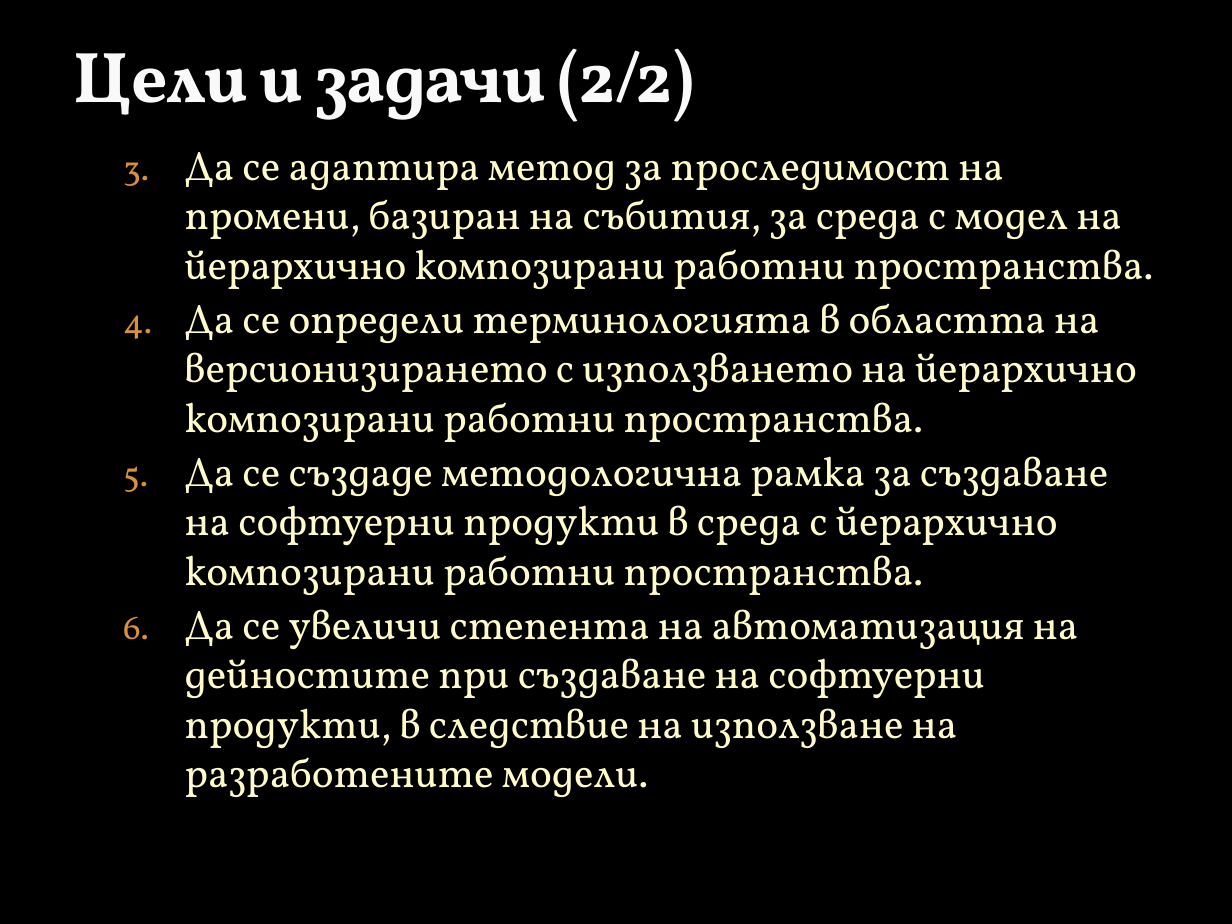
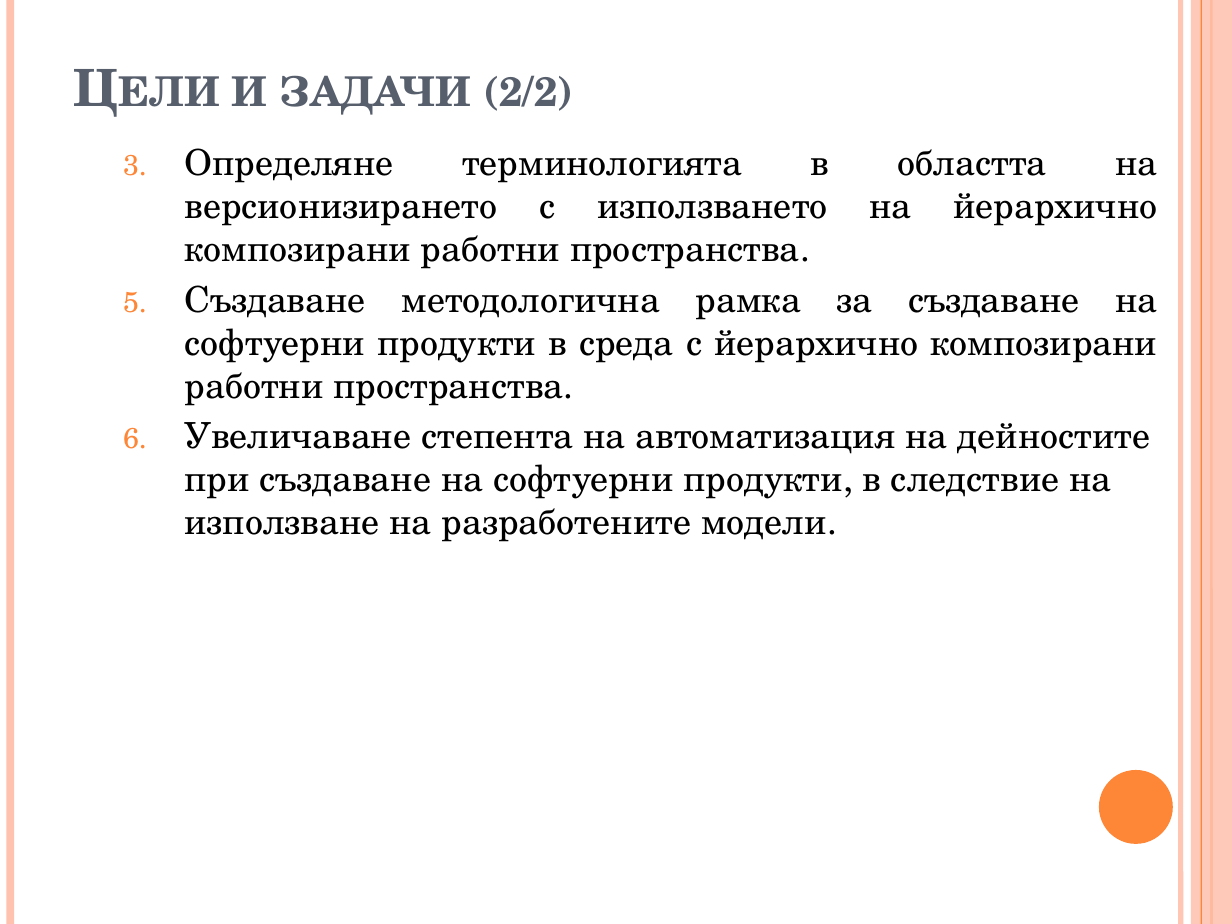
Before and after one commit to vjotov/versia, a slide deck: slide 3 of doc/Presentation.pptx. Drawn at 1232x924 pixels with LibreOffice and Linux fonts; fonts in the diff are those of the drawing; background and template pictures are left out. Boxes give left, top, right and bottom in pixels: in the first picture for what was removed or moved away, otherwise in the second. Text is boxed around its words. In the diff, an @@ line names an element or a change of style, - is before the commit and + after.

```diff
--- a/doc/Presentation.pptx
+++ b/doc/Presentation.pptx
@@ background picture (left out) to #FFFFFF @@
@@ line added from (10, 0) to (10, 924), #FEC3AE 4.5 pt @@
@@ title "Цели и задачи (2/2)" at bbox=[232, 75, 574, 115]: size 42 to 30 pt, font Vollkorn to TeX Gyre Schola, text colour #F9F9F9 to #575F6D, letter spacing -1 to 0 pt, letter outline #3C4422 0.25 pt to none, small capitals on @@
@@ line added from (1180, 0) to (1180, 924), #FEC3AE 3 pt @@
@@ rectangle added at bbox=[1191, 0, 1232, 924], fill #FEC3AE at 87% opacity @@
@@ line added from (1201, 0) to (1201, 924), #FE8637 0.75 pt @@
@@ line added from (1211, 0) to (1211, 924), #FE8637 1.5 pt @@
@@ text at bbox=[185, 148, 1157, 542]: text changed; size 24 to 21 pt; font Vollkorn to TeX Gyre Schola; text colour #FEFAC9 to #000000 @@
-  3. Да се адаптира метод за проследимост на промени, базиран на събития, за среда с модел на йерархично композирани работни пространства.
-  4. Да се определи терминологията в областта на версионизирането с използването на йерархично композирани работни пространства.
-  5. Да се създаде методологична рамка за създаване на софтуерни продукти в среда с йерархично композирани работни пространства.
-  6. Да се увеличи степента на автоматизация на дейностите при създаване на софтуерни продукти, в следствие на използване на разработените модели.
+  3. Определяне терминологията в областта на версионизирането с използването на йерархично композирани работни пространства.
+  4. Създаване методологична рамка за създаване на софтуерни продукти в среда с йерархично композирани работни пространства.
+  5. Увеличаване степента на автоматизация на дейностите при създаване на софтуерни продукти, в следствие на използване на разработените модели.
@@ ellipse added at bbox=[1099, 770, 1173, 844], fill #FE8637 @@
```
Also in this commit, not shown: 13 other slides changed, 1 slide added, 3 slides removed.
